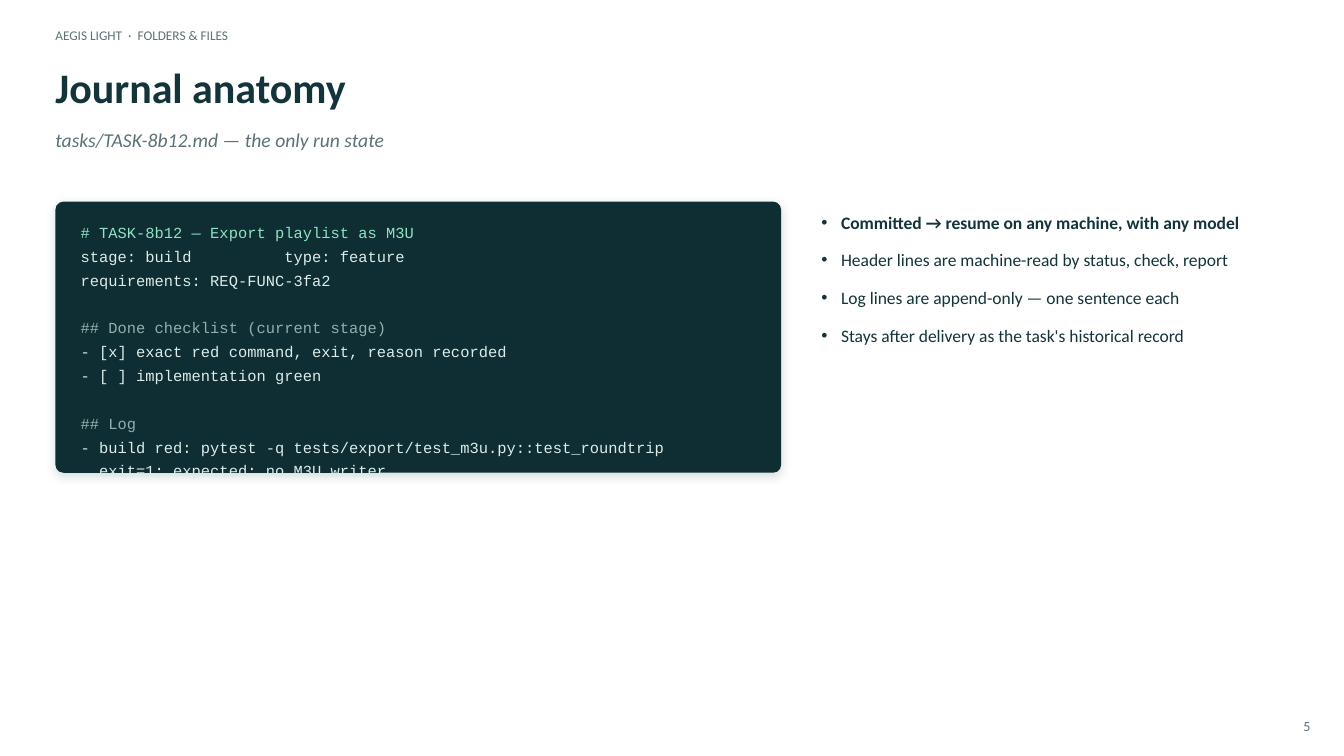
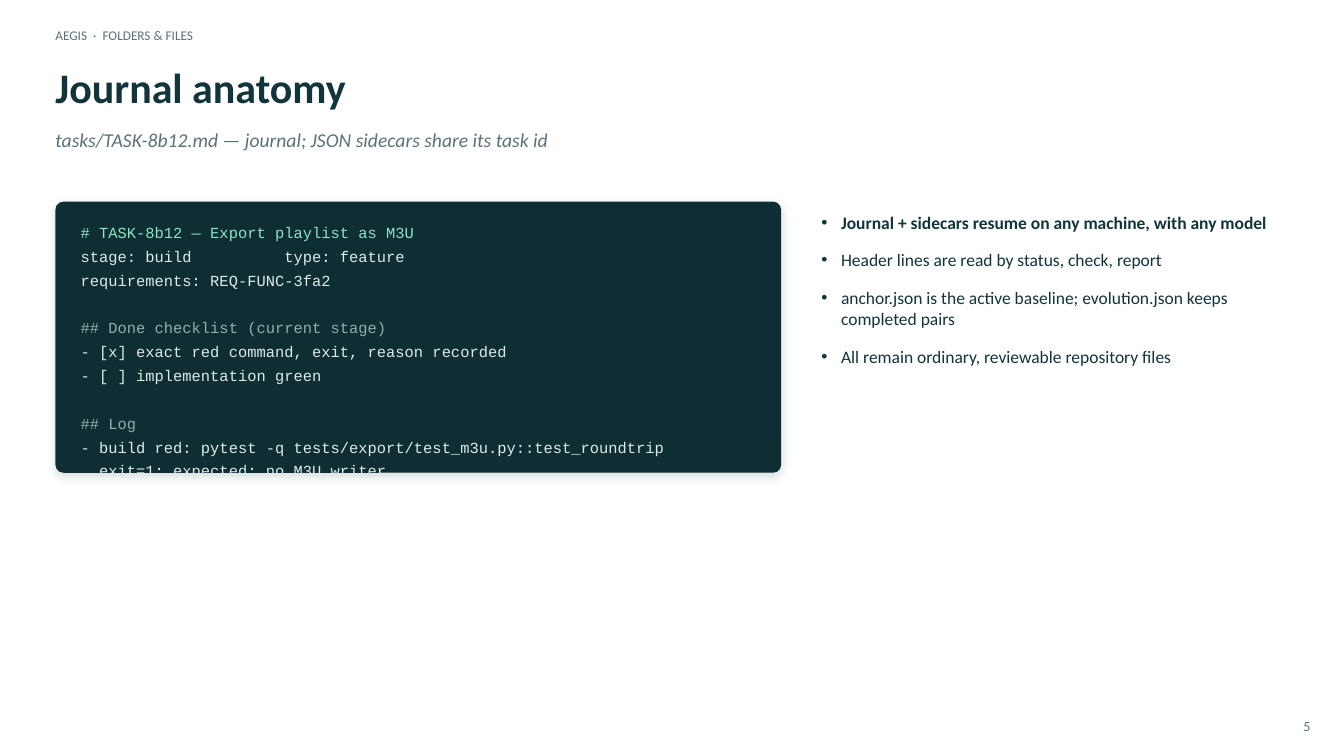
Before and after one commit to DDP-Engineering/Agentic_Engineering_Governance_Integrity_System, a slide deck: slide 5 of 06_SoftwareDocu/02_Folders_and_Files.pptx. Drawn at 1344x756 pixels with LibreOffice and Linux fonts; fonts in the diff are those of the drawing. Boxes give left, top, right and bottom in pixels: in the first picture for what was removed or moved away, otherwise in the second. Text is boxed around its words. In the diff, an @@ line names an element or a change of style, - is before the commit and + after.

Commit message:
AEGIS 0.5.0

```diff
--- a/06_SoftwareDocu/02_Folders_and_Files.pptx
+++ b/06_SoftwareDocu/02_Folders_and_Files.pptx
@@ text at [55,31,193,40]: text changed @@
-AEGIS LIGHT · FOLDERS & FILES
+AEGIS · FOLDERS & FILES
@@ text at [55,133,548,150]: text changed @@
-tasks/TASK-8b12.md — the only run state
+tasks/TASK-8b12.md — journal; JSON sidecars share its task id
@@ text at [841,216,1266,366]: text changed @@
-• Committed → resume on any machine, with any model
-• Header lines are machine-read by status, check, report
-• Log lines are append-only — one sentence each
-• Stays after delivery as the task's historical record
+• Journal + sidecars resume on any machine, with any model
+• Header lines are read by status, check, report
+• anchor.json is the active baseline; evolution.json keeps completed pairs
+• All remain ordinary, reviewable repository files
```
Also in this commit, not shown: 7 other slides changed, 48 other files.
